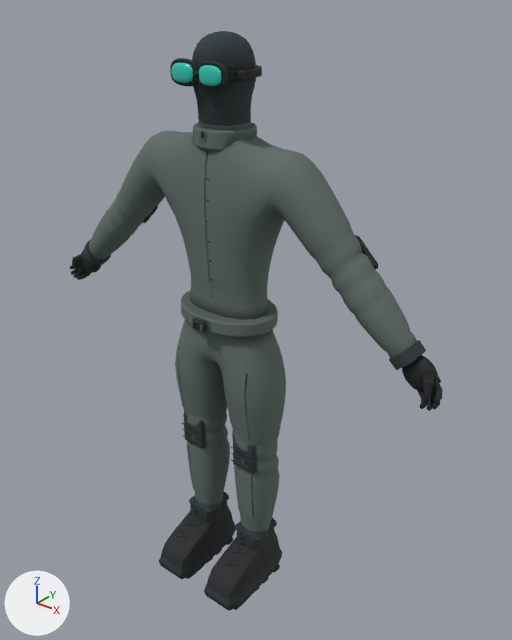
The glTF model assets/models/characters/player.glb as it was, and as the next commit left it.
One viewpoint serves both versions: a 50 mm camera at (1.31, -1.501, 1.93) aimed at (0.07, 0.05, 0.969). Arrows for +X, +Y and +Z are at lower left; the lights stay in place. The older version comes first. Vertices at exactly the same position are counted once.

The first picture shows 'BootL', 'BootR', 'BuckleBelt', 'Goggles', 'ThermalDetails', 'Undersuit'.
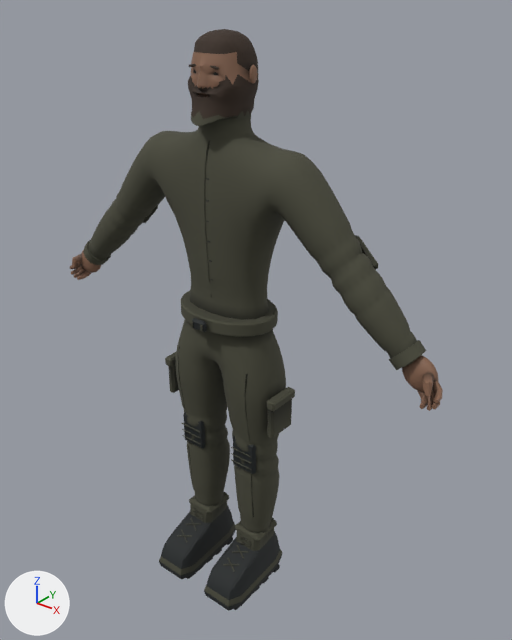
Changed parts and their boxes [x1, y1, x2, y2] in the pictures (512 x 640 px):
'Undersuit', surface changed, reshaped (darker): before [88, 31, 417, 536]; after [88, 29, 417, 536]
'ThermalDetails', surface changed, reshaped (16% shorter): before [70, 122, 443, 474]; after [70, 178, 443, 474]
'Goggles', deleted: before [170, 58, 262, 90]
    faces in mat_bodyrubber: [170, 58, 262, 90]
    faces in mat_bodylens: [172, 63, 222, 86]
'FaceDetails', added: after [189, 64, 258, 84]
    faces in mat_bodyskin: [249, 65, 258, 84]
'BuckleBelt', surface changed: [191, 318, 207, 332] in both
part 1 of me_collar, added: after [267, 399, 292, 438]
part 2 of me_collar, added: after [267, 387, 295, 411]
part 3 of me_collar, added: after [168, 363, 179, 393]
part 4 of me_collar, added: after [165, 352, 176, 367]
part 5 of me_collar, deleted (mostly hidden): before [193, 122, 441, 383]
part 6 of me_collar, recoloured: [71, 178, 441, 473] in both
part 7 of me_collar, recoloured: [70, 250, 443, 411] in both
part 8 of me_collar, recoloured: [83, 205, 426, 470] in both
part 9 of me_collar, recoloured: [183, 412, 256, 474] in both
part 10 of me_thermaltopology, built on: before [191, 33, 256, 126]; after [188, 31, 259, 137]
part 11 of me_thermaltopology, recoloured: [89, 45, 417, 536] in both
part 12 of me_thermaltopology, recoloured: before [194, 31, 255, 107]; after [194, 29, 257, 71]
part 13 of me_thermaltopology, recoloured (lighter): before [225, 53, 251, 112]; after [225, 52, 249, 75]

The change, as a list of edits to the scene's bpy script:
```text
Change mat_bodysuit:
    where n2 = _N.new('ShaderNodeMix'); n2.name = 'Mix'
    n2.inputs[7].default_value: (0.114, 0.153, 0.138, 1.0) -> (0.0685, 0.0685, 0.0437, 1.0)  # 'B', dark grey #5f6d68 -> 'B', dark yellow #4a4a3b
Add mat_bodyskin:
    mat_bodyskin = bpy.data.materials.new('BodySkin')
    # nodes: BsdfPrincipled, Mix, OutputMaterial, VertexColor
    # colours: brown #8a6650, mixed with the vertex colours
Add mat_bodyhair:
    mat_bodyhair = bpy.data.materials.new('BodyHair')
    # nodes: BsdfPrincipled, Mix, OutputMaterial, VertexColor
    # colours: brown #3a2c22, mixed with the vertex colours
Change me_collar:
    remove me_collar.from_pydata(...)  # 1564 vertices, 2968 faces; spans x -0.726..0.726, y -0.122..0.122, z 0.482..1.561
    add me_collar.from_pydata(...)  # 1372 vertices, 2604 faces; spans x -0.726..0.726, y -0.122..0.122, z 0.482..1.432
    me_collar part 1: a new loose piece of 24 vertices spanning x 0.198..0.224, y -0.063..0.042, z 0.647..0.773, in mat_bodysuit
    me_collar part 2: a new loose piece of 24 vertices spanning x 0.199..0.231, y -0.066..0.046, z 0.752..0.784, in mat_bodysuit
    me_collar part 3: a new loose piece of 24 vertices spanning x -0.224..-0.198, y -0.063..0.042, z 0.647..0.773, in mat_bodysuit
    me_collar part 4: a new loose piece of 24 vertices spanning x -0.231..-0.199, y -0.066..0.046, z 0.752..0.784, in mat_bodysuit
    me_collar part 5: 9 loose pieces with 288 vertices, spanning x -0.703..0.703, y -0.086..0.086, z 0.957..1.561, are deleted
    me_collar part 6: 688 kept faces spanning x -0.724..0.723, y -0.122..0.118, z 0.482..1.432 get new vertex colours
    me_collar part 7: 1448 faces spanning x -0.726..0.726, y -0.052..0.027, z 0.936..1.061 switch from mat_bodyrubber to mat_bodyskin
    me_collar part 8: 440 faces spanning x -0.654..0.654, y -0.079..0.061, z 0.508..1.316 switch from mat_bodyknit to mat_bodysuit
    me_collar part 9: 88 faces spanning x -0.156..0.156, y -0.07..-0.053, z 0.482..0.598 switch from mat_bodyknit to mat_bodyrubber
Change me_thermaltopology:
    remove me_thermaltopology.from_pydata(...)  # 4582 vertices, 9160 faces; spans x -0.64..0.64, y -0.1..0.1, z 0.11..1.8
    add me_thermaltopology.from_pydata(...)  # 4735 vertices, 9466 faces; spans x -0.64..0.64, y -0.11..0.1, z 0.11..1.81
    me_thermaltopology part 10: 16 vertices moved from x -0.07..0.07, y -0.08..0.03, z 1.61..1.7 to x -0.08..0.08, y -0.09..0.04, z 1.6..1.7; 110 vertices removed from x -0.08..0.08, y -0.08..0.07, z 1.59..1.79; 263 vertices added at x -0.09..0.09, y -0.11..0.07, z 1.56..1.79
    me_thermaltopology part 11: 1585 kept faces spanning x -0.64..0.64, y -0.1..0.1, z 0.11..1.78 get new vertex colours
    me_thermaltopology part 12: 86 faces spanning x -0.08..0.09, y -0.07..0.09, z 1.61..1.81 switch from mat_bodyknit to mat_bodyhair
    me_thermaltopology part 13: 15 faces spanning x -0.08..0.09, y -0.06..0.08, z 1.59..1.76 switch from mat_bodyknit to mat_bodyskin
Remove ob_goggles:
    ob_goggles = bpy.data.objects.new('Goggles', me_goggleframe)
Add ob_facedetails:
    ob_facedetails = bpy.data.objects.new('FaceDetails', me_sphere_1)  # 256 vertices, 488 faces; spans x -0.102..0.102, y -0.082..0.023, z 1.676..1.726
    ob_facedetails.location = (0.0, 0.0, 0.0)
```
